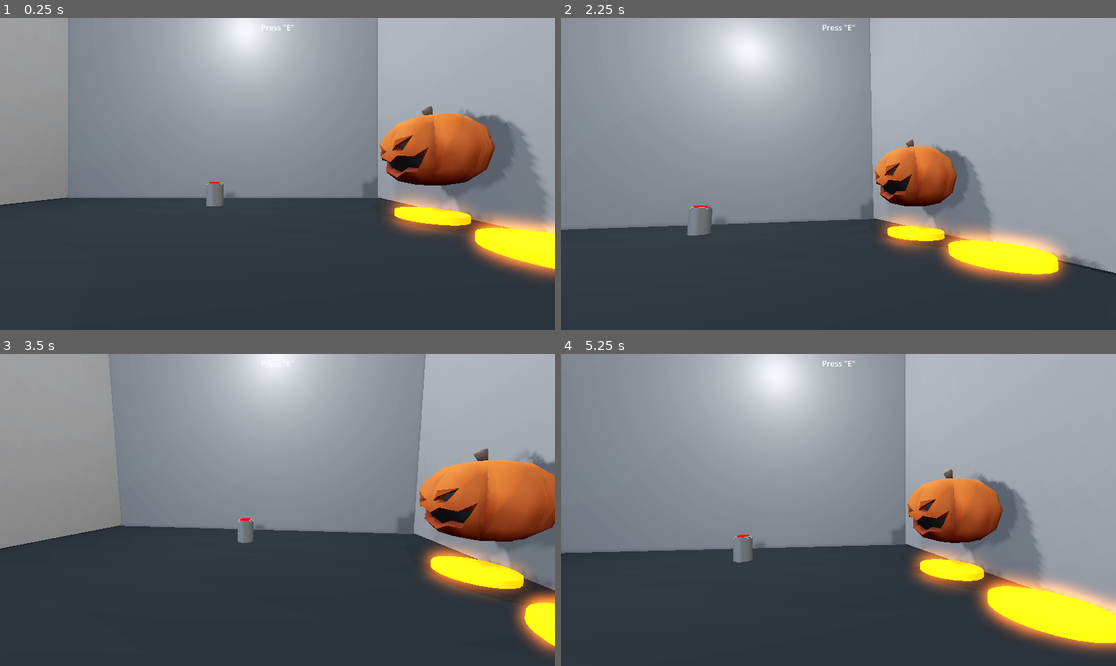
Above: before the commit, frames 1-4 (two rows, left to right).
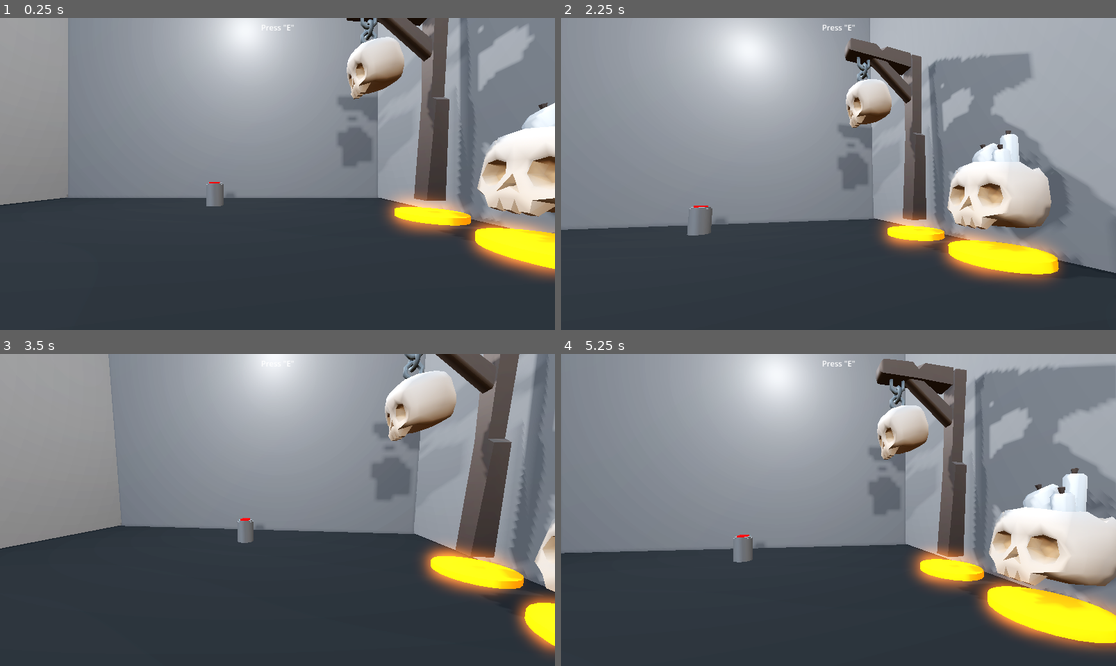
Above: after the commit, the same moments.

Repository: Remago624/Do_not_Press_the_Button
Game: Godot game, scene res://Scenes/room.tscn
Two runs of this game, one before a commit and one after it. Both use one fixed random seed, a clock stepped at 60 frames per second and the inputs below.
Inputs (mouse positions are in pixels of both pictures, inside the frame that each line leads up to):
- Up to frame 1 (0.25 s): no input
- Up to frame 2 (2.25 s): tap E (Click) at 0.5, 0.6, 1.25, 1.55, 2, 2.1 s; move the mouse to (866, 174) at 0.52 s; hold R (R) 0.53-1.28 s; hold Up (up, bound only after the commit) from 0.53 s (still down); tap Space (Jump) at 0.77, 1.52 s; move the mouse to (810, 174) at 1.27 s; tap R (R) at 1.35 s; move the mouse to (849, 167) at 2.02 s; hold R (R) from 2.03 s (still down)
- Up to frame 3 (3.5 s): keep holding Up (up, bound only after the commit); tap E (Click) at 2.75, 3.05 s; move the mouse to (271, 516) at 2.77 s; release R (R) at 2.78 s; click (271, 516) at 2.85 s; tap Space (Jump) at 3.02 s
- Up to frame 4 (5.25 s): keep holding Up (up, bound only after the commit); tap E (Click) at 3.5, 4.25, 4.55 s; move the mouse to (877, 513) at 3.52 s; hold Q (Q) 3.53-4.28 s; tap Space (Jump) at 3.77, 4.52 s; tap R (R) at 3.8, 4.35 s; move the mouse to (794, 506) at 4.27 s; move the mouse to (844, 510) at 5.02 s; hold Right mouse button (RM) from 5.03 s (still down)

The runs differ from the first frame. In frame 1, 18% of the frame differs, in the area x 60-100%, y 0-72%; in frame 2, 19%; in frame 3, 14%; in frame 4, 23%, in the area x 55-100%, y 1-95%.

Commit message:
removing unimportant files

Diff:
--- /dev/null
+++ b/don't-press-the-button/Scenes/Post_skull.tscn
@@ -0,0 +1,20 @@
+[gd_scene load_steps=4 format=3 uid="uid://bsl7wddtdedp"]
+
+[ext_resource type="Script" uid="uid://d0vkfwsasis8y" path="res://node_3d.gd" id="1_ajxrd"]
+[ext_resource type="PackedScene" uid="uid://cqjw4dcbx06ue" path="res://assets/Assets/gltf/post_skull.gltf" id="2_ud3y1"]
+
+[sub_resource type="ConvexPolygonShape3D" id="ConvexPolygonShape3D_ajxrd"]
+points = PackedVector3Array(0.1, -1, 0.1, -0.1, -1, -0.1, 0.1, 0.9, 0.76, -0.1, 0.9, -0.1, 0.1, -1, -0.1, -0.1, -1, 0.1, 0.1, 0.9, -0.1, -0.1, 0.9, 0.1)
+
+[node name="Node3D" type="StaticBody3D"]
+transform = Transform3D(-4.371139e-08, 0, -1, 0, 1, 0, 1, 0, -4.371139e-08, 0, 0, 0)
+script = ExtResource("1_ajxrd")
+
+[node name="CollisionShape3D" type="CollisionShape3D" parent="."]
+transform = Transform3D(0.35, 0, 0, 0, 0.35, 0, 0, 0, 0.35, 1.490116e-08, 0.3382251, 1.490116e-08)
+shape = SubResource("ConvexPolygonShape3D_ajxrd")
+
+[node name="post_skull2" parent="." instance=ExtResource("2_ud3y1")]
+transform = Transform3D(0.2, 0, 0, 0, 0.2, 0, 0, 0, 0.2, 0, 0, 0)
+
+[editable path="post_skull2"]
--- a/don't-press-the-button/Scenes/Pumpkin.tscn
+++ b/don't-press-the-button/Scenes/Pumpkin.tscn
@@ -1,9 +1,9 @@
 [gd_scene load_steps=4 format=3 uid="uid://b7100serhje30"]
 
 [ext_resource type="Script" uid="uid://d0vkfwsasis8y" path="res://node_3d.gd" id="1_s0bae"]
-[ext_resource type="PackedScene" uid="uid://bd3bhvlesgoxn" path="res://assets/Assets/fbx/pumpkin_orange_jackolantern.fbx" id="3_edsf5"]
+[ext_resource type="PackedScene" uid="uid://i0rs2icxoqfb" path="res://assets/Assets/gltf/pumpkin_orange_jackolantern.gltf" id="2_s0bae"]
 
-[sub_resource type="ConvexPolygonShape3D" id="ConvexPolygonShape3D_s0bae"]
+[sub_resource type="ConvexPolygonShape3D" id="ConvexPolygonShape3D_edsf5"]
 points = PackedVector3Array(0.1281763, 0.1041277, 0.26559004, -0.11027512, 0.18627, -0.29414377, -0.1102805, 0.20463443 …(1076 unchanged characters)…
 
 [node name="Node3D" type="StaticBody3D"]
@@ -12,12 +12,9 @@
 
 [node name="CollisionShape3D" type="CollisionShape3D" parent="."]
 transform = Transform3D(0.35, 0, 0, 0, 0.35, 0, 0, 0, 0.35, 0, 0, 0)
-shape = SubResource("ConvexPolygonShape3D_s0bae")
+shape = SubResource("ConvexPolygonShape3D_edsf5")
 
-[node name="pumpkin_orange_jackolantern" parent="." instance=ExtResource("3_edsf5")]
+[node name="pumpkin_orange_jackolantern2" parent="." instance=ExtResource("2_s0bae")]
 transform = Transform3D(0.2, 0, 0, 0, 0.2, 0, 0, 0, 0.2, 0, 0, 0)
 
-[node name="pumpkin_orange_jackolantern" parent="pumpkin_orange_jackolantern" index="0"]
-transform = Transform3D(100, 0, 0, 0, -4.3711384e-06, 99.99999, 0, -99.99999, -4.3711384e-06, 0, 0, 0)
-
-[editable path="pumpkin_orange_jackolantern"]
+[editable path="pumpkin_orange_jackolantern2"]
--- /dev/null
+++ b/don't-press-the-button/Scenes/Skull_candle.tscn
@@ -0,0 +1,20 @@
+[gd_scene load_steps=4 format=3 uid="uid://cypjxxr6mdlhl"]
+
+[ext_resource type="Script" uid="uid://d0vkfwsasis8y" path="res://node_3d.gd" id="1_6cg7l"]
+[ext_resource type="PackedScene" uid="uid://cd7vj1evchvdr" path="res://assets/Assets/gltf/skull_candle.gltf" id="2_us6ca"]
+
+[sub_resource type="BoxShape3D" id="BoxShape3D_6cg7l"]
+size = Vector3(0.4, 0.47705078, 0.4)
+
+[node name="Node3D" type="StaticBody3D"]
+transform = Transform3D(-4.371139e-08, 0, -1, 0, 1, 0, 1, 0, -4.371139e-08, 0, 0, 0)
+script = ExtResource("1_6cg7l")
+
+[node name="CollisionShape3D" type="CollisionShape3D" parent="."]
+transform = Transform3D(0.35, 0, 0, 0, 0.35, 0, 0, 0, 0.35, 1.8626451e-08, 0.09724125, 1.8626451e-08)
+shape = SubResource("BoxShape3D_6cg7l")
+
+[node name="skull_candle2" parent="." instance=ExtResource("2_us6ca")]
+transform = Transform3D(0.2, 0, 0, 0, 0.2, 0, 0, 0, 0.2, 0, 0, 0)
+
+[editable path="skull_candle2"]
--- /dev/null
+++ b/don't-press-the-button/Scenes/lantern.tscn
@@ -0,0 +1,20 @@
+[gd_scene load_steps=4 format=3 uid="uid://cxomc8ewk3r18"]
+
+[ext_resource type="Script" uid="uid://d0vkfwsasis8y" path="res://node_3d.gd" id="1_rm8es"]
+[ext_resource type="PackedScene" uid="uid://bg0o1vgnsn1fh" path="res://assets/Assets/gltf/lantern_standing.gltf" id="2_rm8es"]
+
+[sub_resource type="BoxShape3D" id="BoxShape3D_rm8es"]
+size = Vector3(0.2, 0.5, 0.2)
+
+[node name="Node3D" type="StaticBody3D"]
+transform = Transform3D(-4.371139e-08, 0, -1, 0, 1, 0, 1, 0, -4.371139e-08, 0, 0, 0)
+script = ExtResource("1_rm8es")
+
+[node name="CollisionShape3D" type="CollisionShape3D" parent="."]
+transform = Transform3D(0.35, 0, 0, 0, 0.35, 0, 0, 0, 0.35, 1.1940821e-08, 0.08749998, 1.117587e-08)
+shape = SubResource("BoxShape3D_rm8es")
+
+[node name="lantern_standing2" parent="." instance=ExtResource("2_rm8es")]
+transform = Transform3D(0.2, 0, 0, 0, 0.2, 0, 0, 0, 0.2, 0, 0, 0)
+
+[editable path="lantern_standing2"]
--- a/don't-press-the-button/Scenes/room.gd
+++ b/don't-press-the-button/Scenes/room.gd
@@ -1,16 +1,30 @@
 extends Node3D
 
-@onready var inst_1 = $Node3D/CSGCylinder3D3/display1
-@onready var inst_2 = $Node3D/CSGCylinder3D2/display2
-@onready var inst_3 = $Node3D/CSGCylinder3D4/display3
+@onready var inst_1 = $Node3D/Shop/CSGCylinder3D3/display1
+@onready var inst_2 = $Node3D/Shop/CSGCylinder3D2/display2
+@onready var inst_3 = $Node3D/Shop/CSGCylinder3D4/display3
 
-var pumpkin = load("res://Scenes/Pumpkin.tscn")
+
+var shop_items = [
+	preload("res://Scenes/Pumpkin.tscn"),
+	preload("res://Scenes/lantern.tscn"),
+	preload("res://Scenes/Post_skull.tscn"),
+	preload("res://Scenes/Skull_candle.tscn")
+]
 var instance
 # Called when the node enters the scene tree for the first time.
 func _ready() -> void:
-	instance = pumpkin.instantiate()
-	$Node3D.add_child(instance)
-	instance.global_position = inst_1.global_position
+	var displays = [
+		inst_1,
+		inst_2,
+		inst_3
+	]
+	for i in range(3):
+		var index = randi_range(0, 3)
+		instance = shop_items[index].instantiate()
+		$Node3D.add_child(instance)
+		instance.global_position = displays[i].global_position
+		print(i, "ayaaaa")
 
 # Called every frame. 'delta' is the elapsed time since the previous frame.
 func _process(delta: float) -> void:
--- a/don't-press-the-button/Scenes/room.tscn
+++ b/don't-press-the-button/Scenes/room.tscn
@@ -133,7 +133,9 @@
 [node name="Button" parent="Node3D/CSGCylinder3D" instance=ExtResource("2_lsht4")]
 transform = Transform3D(0.040000003, 0, 0, 0, 0.040000003, 0, 0, 0, 0.040000003, 0, 0.055599857, 0)
 
-[node name="CSGCylinder3D3" type="CSGCylinder3D" parent="Node3D"]
+[node name="Shop" type="Node3D" parent="Node3D"]
+
+[node name="CSGCylinder3D3" type="CSGCylinder3D" parent="Node3D/Shop"]
 transform = Transform3D(1, 0, 0, 0, 1, 0, 0, 0, 1, 0.7, -0.030206159, -1)
 material_override = SubResource("StandardMaterial3D_6mpvv")
 use_collision = true
@@ -141,13 +143,13 @@
 height = 0.02
 sides = 24
 
-[node name="inst_1" type="Node3D" parent="Node3D/CSGCylinder3D3"]
+[node name="inst_1" type="Node3D" parent="Node3D/Shop/CSGCylinder3D3"]
 transform = Transform3D(1, 0, 0, 0, 1, 0, 0, 0, 1, 0, 0.1, 0)
 
-[node name="display1" type="Marker3D" parent="Node3D/CSGCylinder3D3"]
-transform = Transform3D(1, 0, 0, 0, 1, 0, 0, 0, 1, 0, 0.1, 0)
+[node name="display1" type="Marker3D" parent="Node3D/Shop/CSGCylinder3D3"]
+transform = Transform3D(1, 0, 0, 0, 1, 0, 0, 0, 1, 0, 0.050000004, 0)
 
-[node name="CSGCylinder3D2" type="CSGCylinder3D" parent="Node3D"]
+[node name="CSGCylinder3D2" type="CSGCylinder3D" parent="Node3D/Shop"]
 transform = Transform3D(1, 0, 0, 0, 1, 0, 0, 0, 1, 0.7, -0.030206159, -0.7)
 material_override = SubResource("StandardMaterial3D_6mpvv")
 use_collision = true
@@ -155,13 +157,13 @@
 height = 0.02
 sides = 24
 
-[node name="inst_2" type="Node3D" parent="Node3D/CSGCylinder3D2"]
+[node name="inst_2" type="Node3D" parent="Node3D/Shop/CSGCylinder3D2"]
 transform = Transform3D(1, 0, 0, 0, 1, 0, 0, 0, 1, 0, 0.1, 0)
 
-[node name="display2" type="Marker3D" parent="Node3D/CSGCylinder3D2"]
-transform = Transform3D(1, 0, 0, 0, 1, 0, 0, 0, 1, 0, 0.1, 0)
+[node name="display2" type="Marker3D" parent="Node3D/Shop/CSGCylinder3D2"]
+transform = Transform3D(1, 0, 0, 0, 1, 0, 0, 0, 1, 0, 0.050000004, 0)
 
-[node name="CSGCylinder3D4" type="CSGCylinder3D" parent="Node3D"]
+[node name="CSGCylinder3D4" type="CSGCylinder3D" parent="Node3D/Shop"]
 transform = Transform3D(1, 0, 0, 0, 1, 0, 0, 0, 1, 0.7, -0.030206159, -0.4)
 material_override = SubResource("StandardMaterial3D_6mpvv")
 use_collision = true
@@ -169,11 +171,11 @@
 height = 0.02
 sides = 24
 
-[node name="inst_3" type="Node3D" parent="Node3D/CSGCylinder3D4"]
+[node name="inst_3" type="Node3D" parent="Node3D/Shop/CSGCylinder3D4"]
 transform = Transform3D(1, 0, 0, 0, 1, 0, 0, 0, 1, 0, 0.1, 0)
 
-[node name="display3" type="Marker3D" parent="Node3D/CSGCylinder3D4"]
-transform = Transform3D(1, 0, 0, 0, 1, 0, 0, 0, 1, 0, 0.1, 0)
+[node name="display3" type="Marker3D" parent="Node3D/Shop/CSGCylinder3D4"]
+transform = Transform3D(1, 0, 0, 0, 1, 0, 0, 0, 1, 0, 0.050000004, 0)
 
 [node name="Player" parent="." instance=ExtResource("1_mbine")]
 transform = Transform3D(0.1, 0, 0, 0, 0.1, 0, 0, 0, 0.1, 0.19902605, 0.0547956, -0.32854643)
--- a/don't-press-the-button/Scripts/button.gd
+++ b/don't-press-the-button/Scripts/button.gd
@@ -5,7 +5,7 @@
 @onready var sound = $AudioStreamPlayer3D
 
 
-func interact():
+func pressed():
 	anim_tree["parameters/conditions/clicked"] = true
 	sound.play()
 	print("a7a")
--- a/don't-press-the-button/Scripts/player.gd
+++ b/don't-press-the-button/Scripts/player.gd
@@ -43,6 +43,8 @@
 			target.interact(hit_see_target)
 			hold = true
 			somethinghold = target
+		if target.has_method("pressed") and Input.is_action_just_pressed("Click"):
+			target.pressed()
 
 	if hold == true:
 		somethinghold.interact(hit_see_target)
--- a/don't-press-the-button/node_3d.gd
+++ b/don't-press-the-button/node_3d.gd
@@ -2,6 +2,10 @@
 var makan
 var hold = false
 var old_R
+var y_change :float = 0.0
+var x_change :float = 0.0
+var z_change :float = 0.0
+
 @onready var bbb = $pumpkin_orange_jackolantern/pumpkin_orange_jackolantern
 @onready var player = load("res://Scenes/player.tscn")
 
@@ -15,7 +19,7 @@
 # Called every frame. 'delta' is the elapsed time since the previous frame.
 func _process(delta: float) -> void:
 	if hold == true:
-		global_position = makan
+		global_position = makan + Vector3(x_change, y_change, z_change)
 		$CollisionShape3D.disabled = true
 		if Input.is_action_pressed("LM"):
 			rotate_y(deg_to_rad(1))
@@ -25,6 +29,11 @@
 			rotate_x(deg_to_rad(1))
 		if Input.is_action_pressed("Q"):
 			rotate_x(deg_to_rad(-1))
+
+		if Input.is_action_pressed("up"):
+			y_change += 0.02
+		if Input.is_action_pressed("down"):
+			y_change -= 0.02
 
 		if Input.is_action_just_pressed("R_reset"):
 			global_rotation = old_R
--- a/don't-press-the-button/project.godot
+++ b/don't-press-the-button/project.godot
@@ -85,3 +85,15 @@
 "events": [Object(InputEventKey,"resource_local_to_scene":false,"resource_name":"","device":-1,"window_id":0,"alt_press …(194 unchanged characters)…
 ]
 }
+up={
+"deadzone": 0.2,
+"events": [Object(InputEventMouseButton,"resource_local_to_scene":false,"resource_name":"","device":-1,"window_id":0,"alt_pressed":false,"shift_pressed":false,"ctrl_pressed":false,"meta_pressed":false,"button_mask":256,"position":Vector2(76, 22),"global_position":Vector2(85, 70),"factor":1.0,"button_index":9,"canceled":false,"pressed":true,"double_click":false,"script":null)
+, Object(InputEventKey,"resource_local_to_scene":false,"resource_name":"","device":-1,"window_id":0,"alt_pressed":false,"shift_pressed":false,"ctrl_pressed":false,"meta_pressed":false,"pressed":false,"keycode":0,"physical_keycode":4194320,"key_label":0,"unicode":0,"location":0,"echo":false,"script":null)
+]
+}
+down={
+"deadzone": 0.2,
+"events": [Object(InputEventMouseButton,"resource_local_to_scene":false,"resource_name":"","device":-1,"window_id":0,"alt_pressed":false,"shift_pressed":false,"ctrl_pressed":false,"meta_pressed":false,"button_mask":128,"position":Vector2(120, 22),"global_position":Vector2(129, 70),"factor":1.0,"button_index":8,"canceled":false,"pressed":true,"double_click":false,"script":null)
+, Object(InputEventKey,"resource_local_to_scene":false,"resource_name":"","device":-1,"window_id":0,"alt_pressed":false,"shift_pressed":false,"ctrl_pressed":false,"meta_pressed":false,"pressed":false,"keycode":0,"physical_keycode":4194322,"key_label":0,"unicode":0,"location":0,"echo":false,"script":null)
+]
+}
Binary file removed: don't-press-the-button/assets/Assets/fbx(unity)/arch.fbx
Not shown, removed: don't-press-the-button/assets/Assets/fbx(unity)/arch.fbx.import
Binary file removed: don't-press-the-button/assets/Assets/fbx(unity)/arch_gate.fbx
Not shown, removed: don't-press-the-button/assets/Assets/fbx(unity)/arch_gate.fbx.import
Binary file removed: don't-press-the-button/assets/Assets/fbx(unity)/bench.fbx
Not shown, removed: don't-press-the-button/assets/Assets/fbx(unity)/bench.fbx.import
Binary file removed: don't-press-the-button/assets/Assets/fbx(unity)/bench_decorated.fbx
Not shown, removed: don't-press-the-button/assets/Assets/fbx(unity)/bench_decorated.fbx.import
Binary file removed: don't-press-the-button/assets/Assets/fbx(unity)/bone_A.fbx
Not shown, removed: don't-press-the-button/assets/Assets/fbx(unity)/bone_A.fbx.import
Binary file removed: don't-press-the-button/assets/Assets/fbx(unity)/bone_B.fbx
Not shown, removed: don't-press-the-button/assets/Assets/fbx(unity)/bone_B.fbx.import
(and 244 more such lines)
